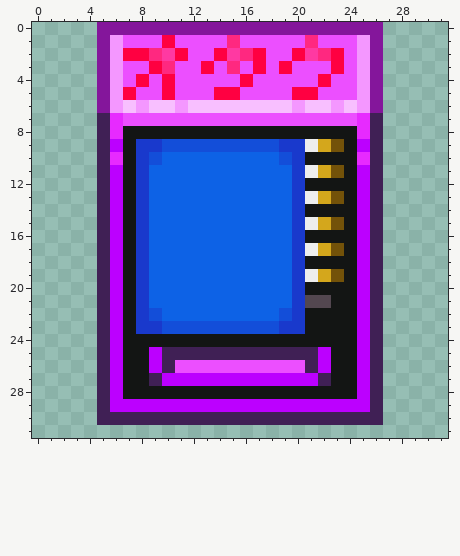
Pixel-art sprite, stored at Resources/Textures/Structures/Machines/VendingMachines/anidrobe.rsi/off.png. The picture above was drawn from the file before the commit.
The file is 32x32 pixels.
After:
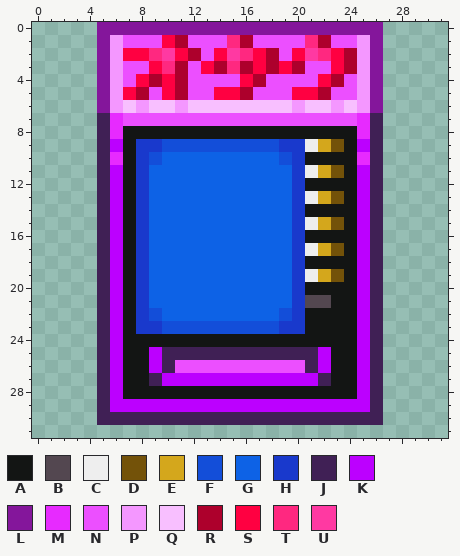
Palette (. is transparent): A #131514  B #534750  C #eeeeee  D #735209  E #d4a71c  F #134ed9  G #0d62e6  H #1939cc  J #402055  K #bc00ff  L #84169b  M #e72aff  N #ec4fff  P #f497ff  Q #f8bfff  R #ad002c  S #ff0041  T #ff2880  U #ff39a2
Diff:
y 1: x 11 N -> R; x 16 N -> R; x 22 N -> R
y 2: x 12 N -> R; x 18 N -> R; x 24 N -> R
y 3: x 11 N -> R; x 14 N -> R; x 16 N -> R; x 18 N -> R; x 20 N -> R; x 24 N -> R
y 4: x 9 N -> R; x 11 N -> R; x 17 N -> R; x 23 N -> R
y 5: x 8 N -> R; x 11 N -> R; x 16 N -> R; x 22 N -> R
